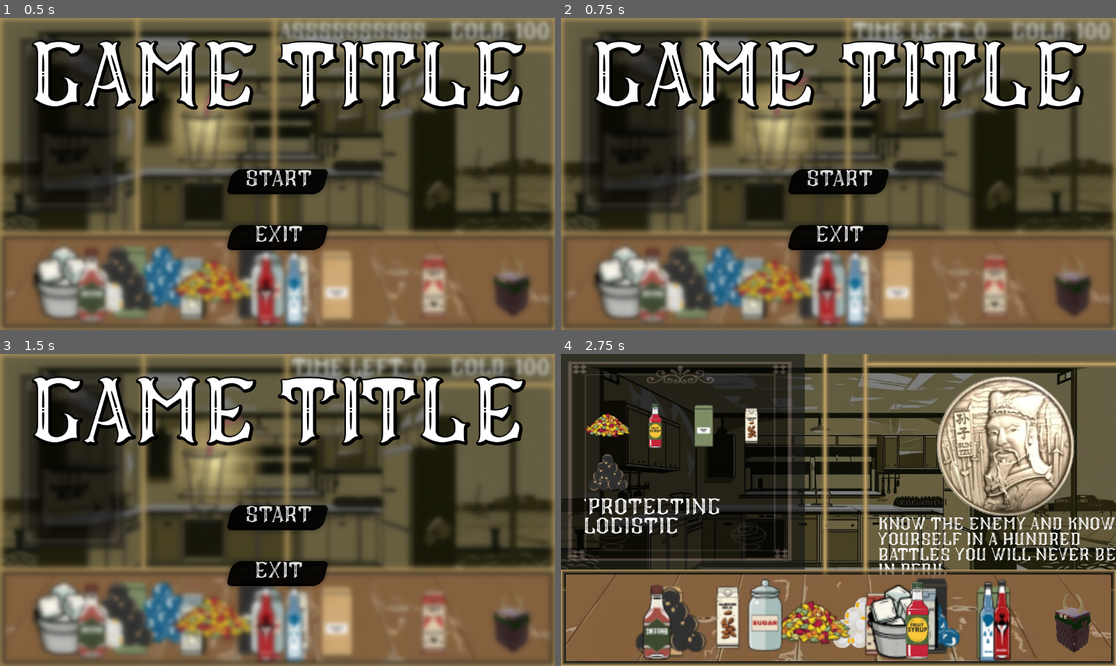
Above: before the commit, frames 1-4 (two rows, left to right).
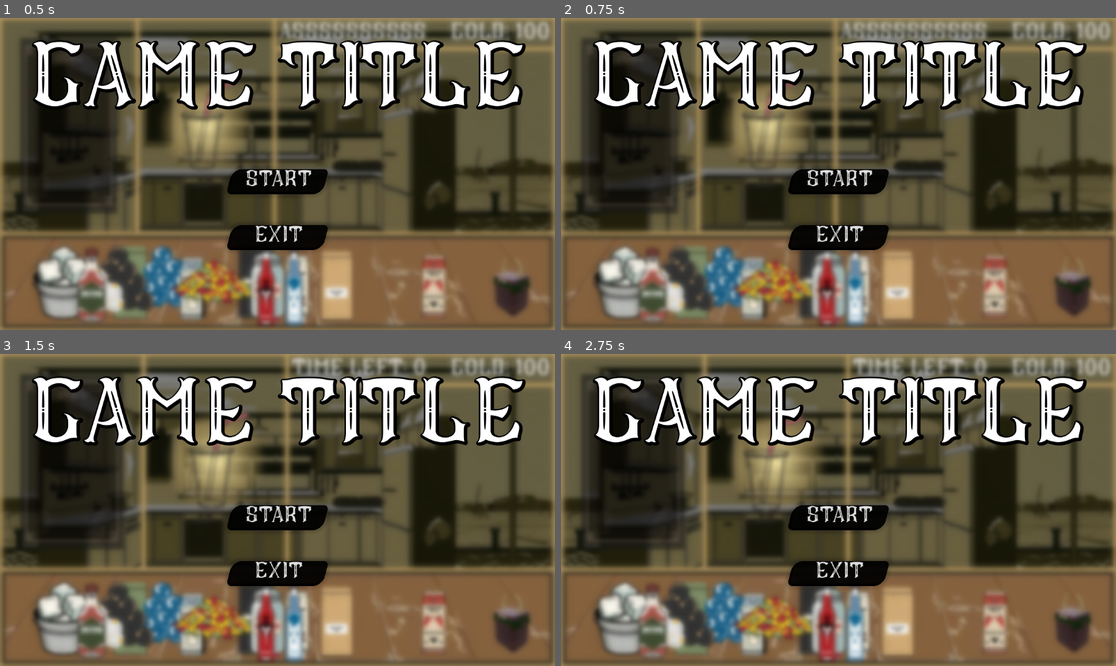
Above: after the commit, the same moments.

Repository: crtherin/sixinsync
Game: Godot game, scene res://main/main.tscn
The game is run twice, just before and just after one commit, with the same random seed, the same clock (stepped at 60 frames per second) and the same inputs.
Inputs (mouse positions are in pixels of both pictures, inside the frame that each line leads up to):
- Up to frame 1 (0.5 s): no input
- Up to frame 2 (0.75 s): click "Resume" at 0.5 s
- Up to frame 3 (1.5 s): click (277, 609) at 1.25 s, where only the run after the commit has a clickable "Fine!"
- Up to frame 4 (2.75 s): click "Start" at 2 s

Frame 1 is identical in both runs. In frame 2, 4.7% of the frame differs, in the area x 21-77%, y 0-69%; in frame 3, 0.5%; in frame 4, 62%, in the area x 0-100%, y 0-100%.

Commit message:
charon screen

Diff:
--- a/main/main.tscn
+++ b/main/main.tscn
@@ -1,55 +1,56 @@
-[gd_scene load_steps=74 format=3 uid="uid://cmbg6io8quw2j"]
+[gd_scene load_steps=75 format=3 uid="uid://cmbg6io8quw2j"]
 
 [ext_resource type="Script" path="res://main/main.gd" id="1_3ulu4"]
 [ext_resource type="PackedScene" uid="uid://x0lhdyewgdih" path="res://Assets/Sounds/Ambiance/ambiance.tscn" id="2_gqb0w"]
 [ext_resource type="PackedScene" uid="uid://17w5iyucsao7" path="res://main/cup.tscn" id="2_iii1x"]
 [ext_resource type="PackedScene" uid="uid://mfufabuiws4r" path="res://resources/Mumble/MumbleManager.tscn" id="2_p07ov"]
-[ext_resource type="Texture2D" uid="uid://2nowiqcsis7y" path="res://Assets/Backdrop/WhatsApp Image 2025-01-25 at 14.08.39.jpeg" id="2_ruee8"]
+[ext_resource type="Texture2D" uid="uid://y43doixh0bm0" path="res://Assets/Backdrop/WhatsApp Image 2025-01-25 at 14.08.39.jpeg" id="2_ruee8"]
 [ext_resource type="PackedScene" uid="uid://be11ekbhpy8bm" path="res://main/item.tscn" id="2_voga1"]
 [ext_resource type="StyleBox" uid="uid://o3kv75dkek20" path="res://resources/styles/style_panel_background.tres" id="3_rvo85"]
 [ext_resource type="Script" path="res://main/game_panel.gd" id="4_764ad"]
-[ext_resource type="Texture2D" uid="uid://cy4jf3wy4b573" path="res://Assets/pngtree-vector-western-meal-afternoon-tea-menu-background-image_265487.jpg" id="5_5xd03"]
+[ext_resource type="Texture2D" uid="uid://m07vtnrxxv4k" path="res://Assets/pngtree-vector-western-meal-afternoon-tea-menu-background-image_265487.jpg" id="5_5xd03"]
 [ext_resource type="Script" path="res://resources/item_data.gd" id="5_kqg30"]
 [ext_resource type="Shader" path="res://resources/shaders/menu_blur.gdshader" id="6_7xfdu"]
-[ext_resource type="Texture2D" uid="uid://cr3ug6ooy3x21" path="res://Assets/Backdrop/masa v2.png" id="6_a7pu4"]
+[ext_resource type="Texture2D" uid="uid://fb6t64o5w3sx" path="res://Assets/Backdrop/masa v2.png" id="6_a7pu4"]
 [ext_resource type="Script" path="res://main/menu_layer.gd" id="6_bv12s"]
-[ext_resource type="Texture2D" uid="uid://bhs5rcj3nimvj" path="res://Assets/Items/Black tea.png" id="7_xs27y"]
+[ext_resource type="Texture2D" uid="uid://dgwnukpv5mql" path="res://Assets/Items/Black tea.png" id="7_xs27y"]
 [ext_resource type="StyleBox" uid="uid://iysjtsw0a07y" path="res://resources/styles/style_button_hover.tres" id="8_aiorj"]
 [ext_resource type="Script" path="res://leo/typer.gd" id="8_lx7in"]
-[ext_resource type="Texture2D" uid="uid://o0gll432b5m6" path="res://Assets/TrashCan/Cos_inchis_V1.png" id="8_qqval"]
+[ext_resource type="Texture2D" uid="uid://kbdgdviwx3xb" path="res://Assets/TrashCan/Cos_inchis_V1.png" id="8_qqval"]
 [ext_resource type="StyleBox" uid="uid://b1oqhqq2qdibh" path="res://resources/styles/style_button_pressed.tres" id="9_7kpmm"]
-[ext_resource type="Texture2D" uid="uid://ddioeg428j430" path="res://Assets/Items/Blood.png" id="9_iiu6p"]
-[ext_resource type="Texture2D" uid="uid://cbeo7detejmu6" path="res://Assets/Items/Green tea.png" id="10_6aoxy"]
-[ext_resource type="Texture2D" uid="uid://cqfqjlyewpe30" path="res://Assets/Items/Blue Popping.png" id="10_hf3ye"]
+[ext_resource type="Texture2D" uid="uid://r4wolxfgi51v" path="res://Assets/Items/Blood.png" id="9_iiu6p"]
+[ext_resource type="Texture2D" uid="uid://dc1w235r3kscv" path="res://Assets/Items/Green tea.png" id="10_6aoxy"]
+[ext_resource type="Texture2D" uid="uid://skawmk6nxjgs" path="res://Assets/Items/Blue Popping.png" id="10_hf3ye"]
 [ext_resource type="StyleBox" uid="uid://davdid8wor7c3" path="res://resources/styles/style_button_normal.tres" id="10_q5j0g"]
-[ext_resource type="Texture2D" uid="uid://dt7hxy5uu7klo" path="res://Assets/Textures/Black Tea Texture.png" id="11_ba4mn"]
-[ext_resource type="Texture2D" uid="uid://du35kgp65bsht" path="res://Assets/Items/Tapioca Pearls.png" id="11_px0oo"]
-[ext_resource type="Texture2D" uid="uid://h48djyotwf6l" path="res://Assets/Items/Oolong tea.png" id="11_uu5rh"]
-[ext_resource type="Texture2D" uid="uid://dvh13mjwrwcen" path="res://Assets/Items/Ice.png" id="13_1j04h"]
-[ext_resource type="Texture2D" uid="uid://bceulinnbrbly" path="res://Assets/Textures/Green Tea Texture.png" id="14_7f8va"]
-[ext_resource type="Texture2D" uid="uid://cis2sadgil5dw" path="res://Assets/Items/Regular milk.png" id="14_v25u3"]
-[ext_resource type="Texture2D" uid="uid://cqb830hbhpawb" path="res://Assets/Items/Almond milk.png" id="15_b7tqs"]
-[ext_resource type="Texture2D" uid="uid://dd6foxq0fevf0" path="res://Assets/Textures/Oolong Tea Texture.png" id="16_ep5ar"]
-[ext_resource type="Texture2D" uid="uid://2bk204p3qvwj" path="res://Assets/Items/Sucubus.png" id="16_s3qa4"]
-[ext_resource type="Texture2D" uid="uid://fh863div6yft" path="res://Assets/Items/Sugar.png" id="18_1uwul"]
-[ext_resource type="Texture2D" uid="uid://cseh02cpmyajl" path="res://Assets/Textures/White Tapioca Bubbles Texture.png" id="18_xmr2d"]
-[ext_resource type="Texture2D" uid="uid://boepfmpof3l8r" path="res://Assets/Items/Sweetener.png" id="18_yrfon"]
-[ext_resource type="Texture2D" uid="uid://cjnmltxew8twn" path="res://Assets/Items/Fruits.png" id="19_0ysxf"]
-[ext_resource type="Texture2D" uid="uid://e54t2oknlnfe" path="res://Assets/Items/Tears.png" id="20_4lct8"]
-[ext_resource type="Texture2D" uid="uid://x8pl8so80nbi" path="res://Assets/Textures/Black Tapioca Texture.png" id="20_x0upy"]
-[ext_resource type="Texture2D" uid="uid://cle0f2y1n55e7" path="res://Assets/Textures/Sphericals Perls Texture.png" id="21_0t71f"]
-[ext_resource type="Texture2D" uid="uid://v7rw7juje7s0" path="res://Assets/Textures/Regular Milk Texture V1.png" id="23_lplmf"]
-[ext_resource type="Texture2D" uid="uid://cjunfy3seyi1d" path="res://Assets/Textures/Almond Milk Texture.png" id="25_5hyn8"]
-[ext_resource type="Texture2D" uid="uid://d2k6utjdaur6o" path="res://Assets/Items/Spherical Perals.png" id="26_pdo8l"]
-[ext_resource type="Texture2D" uid="uid://vwt1kh02vsdp" path="res://Assets/Textures/Succubus.png" id="27_surbd"]
-[ext_resource type="Texture2D" uid="uid://cb8qen8rjrmob" path="res://Assets/Textures/Ice Cube Textures.png" id="29_v680q"]
-[ext_resource type="Texture2D" uid="uid://dpd3bd7gxk1bm" path="res://Assets/Textures/Sweetener Texture.png" id="31_ouqaw"]
-[ext_resource type="Texture2D" uid="uid://cvdrk57yn47qt" path="res://Assets/Textures/Syrup texture.png" id="32_slfrm"]
-[ext_resource type="Texture2D" uid="uid://dk855st5cu6cw" path="res://Assets/Textures/fruits texture.png" id="33_42q17"]
-[ext_resource type="Texture2D" uid="uid://33e6i3dr8c1c" path="res://Assets/Items/Fruit SYrup.png" id="35_qrmoo"]
-[ext_resource type="Texture2D" uid="uid://cpy8leixt1opp" path="res://Assets/Textures/Tear Texture.png" id="35_yk4up"]
-[ext_resource type="Texture2D" uid="uid://r7u2eiqgghi4" path="res://Assets/Textures/SugarTexture.png" id="37_3w8s2"]
-[ext_resource type="Texture2D" uid="uid://cvd0qopg3lm1o" path="res://Assets/Textures/Blood Texture.png" id="39_hwwl8"]
+[ext_resource type="Texture2D" uid="uid://cicw481nsis67" path="res://Assets/Textures/Black Tea Texture.png" id="11_ba4mn"]
+[ext_resource type="Texture2D" uid="uid://jualppgb8yhc" path="res://Assets/Items/Tapioca Pearls.png" id="11_px0oo"]
+[ext_resource type="Texture2D" uid="uid://cwqub33vspm6u" path="res://Assets/Items/Oolong tea.png" id="11_uu5rh"]
+[ext_resource type="Texture2D" uid="uid://dctsuhoykaaak" path="res://Assets/Items/Ice.png" id="13_1j04h"]
+[ext_resource type="Texture2D" uid="uid://csmpe7gdrgabg" path="res://Assets/Textures/Green Tea Texture.png" id="14_7f8va"]
+[ext_resource type="Texture2D" uid="uid://ktpqljas3wtn" path="res://Assets/Items/Regular milk.png" id="14_v25u3"]
+[ext_resource type="Texture2D" uid="uid://br4dx8qhtyqs3" path="res://Assets/Items/Almond milk.png" id="15_b7tqs"]
+[ext_resource type="Texture2D" uid="uid://bvpkov6raq25o" path="res://Assets/Textures/Oolong Tea Texture.png" id="16_ep5ar"]
+[ext_resource type="Texture2D" uid="uid://1tui6m4o885o" path="res://Assets/Items/Sucubus.png" id="16_s3qa4"]
+[ext_resource type="Texture2D" uid="uid://7wi4flm2r540" path="res://Assets/Items/Sugar.png" id="18_1uwul"]
+[ext_resource type="Texture2D" uid="uid://dmxk2222fc3a7" path="res://Assets/Textures/White Tapioca Bubbles Texture.png" id="18_xmr2d"]
+[ext_resource type="Texture2D" uid="uid://cwwawdkgrickc" path="res://Assets/Items/Sweetener.png" id="18_yrfon"]
+[ext_resource type="Texture2D" uid="uid://cyi1kmn0040y2" path="res://Assets/Items/Fruits.png" id="19_0ysxf"]
+[ext_resource type="Texture2D" uid="uid://c7mhqwsj5nxjb" path="res://Assets/Items/Tears.png" id="20_4lct8"]
+[ext_resource type="Texture2D" uid="uid://3msfqbd7qqie" path="res://Assets/Textures/Black Tapioca Texture.png" id="20_x0upy"]
+[ext_resource type="Texture2D" uid="uid://c0k662r2gtwns" path="res://Assets/Textures/Sphericals Perls Texture.png" id="21_0t71f"]
+[ext_resource type="Texture2D" uid="uid://b48uh6e4s3g0c" path="res://Assets/Textures/Regular Milk Texture V1.png" id="23_lplmf"]
+[ext_resource type="Texture2D" uid="uid://jfr6vtdtg7it" path="res://Assets/Textures/Almond Milk Texture.png" id="25_5hyn8"]
+[ext_resource type="Texture2D" uid="uid://xonk148mp6cx" path="res://Assets/Items/Spherical Perals.png" id="26_pdo8l"]
+[ext_resource type="Texture2D" uid="uid://d2bpqdkbc2eod" path="res://Assets/Textures/Succubus.png" id="27_surbd"]
+[ext_resource type="Texture2D" uid="uid://dfnnhoiwdrnmo" path="res://Assets/Textures/Ice Cube Textures.png" id="29_v680q"]
+[ext_resource type="Texture2D" uid="uid://dkbuanl5ny1ak" path="res://Assets/Textures/Sweetener Texture.png" id="31_ouqaw"]
+[ext_resource type="Texture2D" uid="uid://bw3rkflpuww8l" path="res://Assets/Textures/Syrup texture.png" id="32_slfrm"]
+[ext_resource type="Texture2D" uid="uid://yjue5a1lohyn" path="res://Assets/Textures/fruits texture.png" id="33_42q17"]
+[ext_resource type="Texture2D" uid="uid://f1d5od2fn5aq" path="res://Assets/Items/Fruit SYrup.png" id="35_qrmoo"]
+[ext_resource type="Texture2D" uid="uid://blx802q7b7gct" path="res://Assets/Textures/Tear Texture.png" id="35_yk4up"]
+[ext_resource type="Texture2D" uid="uid://bmq0ned6jai0x" path="res://Assets/Textures/SugarTexture.png" id="37_3w8s2"]
+[ext_resource type="Texture2D" uid="uid://coqyv02wxbbft" path="res://Assets/Textures/Blood Texture.png" id="39_hwwl8"]
+[ext_resource type="Texture2D" uid="uid://dgf4n1byh26qy" path="res://Assets/Portraits/charon.png" id="51_f7rxi"]
 
 [sub_resource type="StyleBoxTexture" id="StyleBoxTexture_4vksm"]
 texture = ExtResource("5_5xd03")
@@ -942,6 +943,69 @@
 theme_override_styles/pressed = ExtResource("9_7kpmm")
 theme_override_styles/normal = ExtResource("10_q5j0g")
 text = "Exit"
+
+[node name="CharonMenu" type="ColorRect" parent="MenuLayer"]
+unique_name_in_owner = true
+z_index = 1
+material = SubResource("ShaderMaterial_16mr7")
+anchors_preset = 15
+anchor_right = 1.0
+anchor_bottom = 1.0
+grow_horizontal = 2
+grow_vertical = 2
+
+[node name="MarginMenuBackground" type="MarginContainer" parent="MenuLayer/CharonMenu"]
+layout_mode = 1
+anchors_preset = 15
+anchor_right = 1.0
+anchor_bottom = 1.0
+grow_horizontal = 2
+grow_vertical = 2
+theme_override_constants/margin_left = 64
+theme_override_constants/margin_top = 64
+theme_override_constants/margin_right = 64
+theme_override_constants/margin_bottom = 64
+
+[node name="VBoxMenuBackground" type="VBoxContainer" parent="MenuLayer/CharonMenu/MarginMenuBackground"]
+layout_mode = 2
+theme_override_constants/separation = 25
+
+[node name="TextureRect" type="TextureRect" parent="MenuLayer/CharonMenu/MarginMenuBackground/VBoxMenuBackground"]
+custom_minimum_size = Vector2(0, 200)
+layout_mode = 2
+size_flags_vertical = 3
+texture = ExtResource("51_f7rxi")
+expand_mode = 1
+stretch_mode = 5
+
+[node name="LabelMenuTitle2" type="Label" parent="MenuLayer/CharonMenu/MarginMenuBackground/VBoxMenuBackground"]
+layout_mode = 2
+theme_override_colors/font_shadow_color = Color(0, 0, 0, 1)
+theme_override_constants/shadow_offset_x = 2
+theme_override_constants/shadow_offset_y = 2
+theme_override_constants/shadow_outline_size = 20
+theme_override_font_sizes/font_size = 48
+text = "Charon came and took 25% of your money...
+Protection fee"
+horizontal_alignment = 1
+vertical_alignment = 1
+autowrap_mode = 2
+
+[node name="VBoxMenuButtons" type="VBoxContainer" parent="MenuLayer/CharonMenu/MarginMenuBackground/VBoxMenuBackground"]
+layout_mode = 2
+size_flags_horizontal = 4
+size_flags_vertical = 6
+theme_override_constants/separation = 64
+
+[node name="ButtonResume" type="Button" parent="MenuLayer/CharonMenu/MarginMenuBackground/VBoxMenuBackground/VBoxMenuButtons"]
+custom_minimum_size = Vector2(200, 0)
+layout_mode = 2
+theme_override_font_sizes/font_size = 32
+theme_override_styles/focus = SubResource("StyleBoxEmpty_6t1mo")
+theme_override_styles/hover = ExtResource("8_aiorj")
+theme_override_styles/pressed = ExtResource("9_7kpmm")
+theme_override_styles/normal = ExtResource("10_q5j0g")
+text = "Fine!"
 
 [node name="LabelMenuWarning" type="Label" parent="MenuLayer"]
 unique_name_in_owner = true
@@ -970,3 +1034,4 @@
 [connection signal="pressed" from="MenuLayer/EndMenu/MarginMenuBackground/VBoxMenuBackground/VBoxMenuButtons/ButtonQuit" to="MenuLayer" method="_on_button_quit_pressed"]
 [connection signal="pressed" from="MenuLayer/GameOverMenu/MarginMenuBackground/VBoxMenuBackground/VBoxMenuButtons/ButtonRetry" to="MenuLayer" method="_on_button_quit_pressed"]
 [connection signal="pressed" from="MenuLayer/GameOverMenu/MarginMenuBackground/VBoxMenuBackground/VBoxMenuButtons/ButtonExit" to="MenuLayer" method="_on_button_exit_pressed"]
+[connection signal="pressed" from="MenuLayer/CharonMenu/MarginMenuBackground/VBoxMenuBackground/VBoxMenuButtons/ButtonResume" to="MenuLayer" method="_on_button_resume_pressed"]
--- a/main/menu_layer.gd
+++ b/main/menu_layer.gd
@@ -33,7 +33,7 @@
 @onready var StartMenu := %StartMenu as ColorRect
 @onready var EndMenu := %EndMenu as ColorRect
 @onready var GameOverMenu := %GameOverMenu as ColorRect
-@onready var CharonMenu
+@onready var CharonMenu := %CharonMenu as ColorRect
 
 @onready var TimerGame := %TimerGame as Timer
 #endregion
@@ -81,6 +81,21 @@
 		tween.tween_property(ColorMenuBackground, ^"modulate:a", 0.0, 0.25).from(1.0)
 		tween.tween_callback(ColorMenuBackground.hide)
 
+func set_charon_screen(state: bool) -> void:
+	var tween: Tween = create_tween()
+
+	Global.is_paused = state
+	get_tree().paused = state
+
+	if state:
+		CharonMenu.visible = true
+		tween.tween_property(CharonMenu, ^"modulate:a", 1.0, 0.25).from(0.0)
+
+	else:
+		tween.tween_property(CharonMenu, ^"modulate:a", 0.0, 0.25).from(1.0)
+		tween.tween_callback(CharonMenu.hide)
+
+
 func set_start_screen(state: bool) -> void:
 	Global.is_paused = state
 	#get_tree().paused = state
@@ -114,15 +129,7 @@
 	TimerGame.start()
 
 func _charon():
-	Global.is_paused = true
-	get_tree().paused = true
-
-	Global.warning_message_event("Charon came and took 100 gold!")
-
-	#var tween: Tween = create_tween()
-	#
-	#tween.tween_property(CharonMenu, ^"modulate:a", 0.0, 0.25).from(1.0)
-	#tween.tween_callback(CharonMenu.hide)
+	set_charon_screen(true)
 #endregion
 
 #region Static Methods
@@ -158,6 +165,9 @@
 		ButtonResume: set_pause_screen(false)
 		ButtonExit: get_tree().quit()
 
+func _on_button_resume_pressed() -> void:
+	set_charon_screen(false)
+
 func _time_out():
 	var gold = Global.getGold();
 	gold = int(gold/4);
